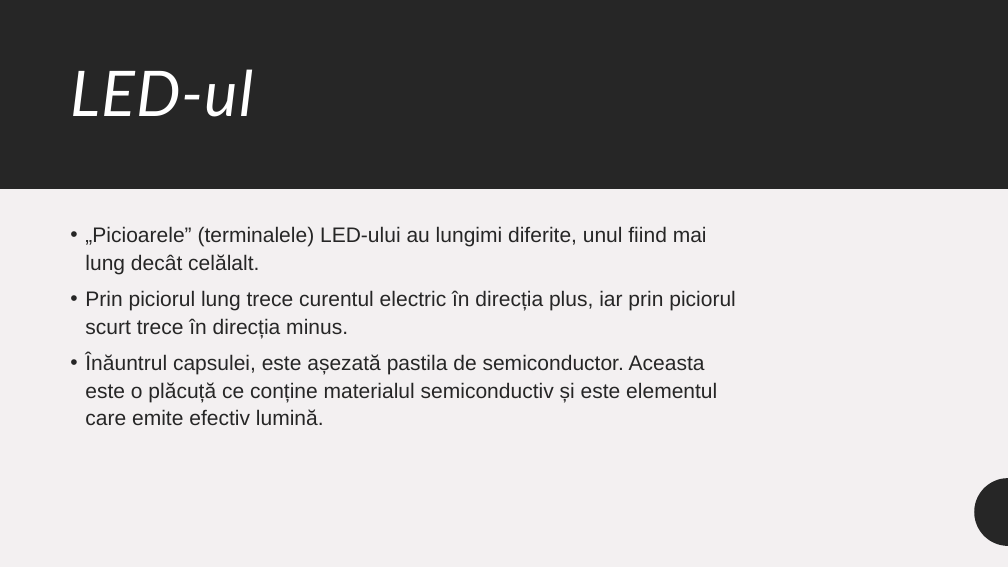
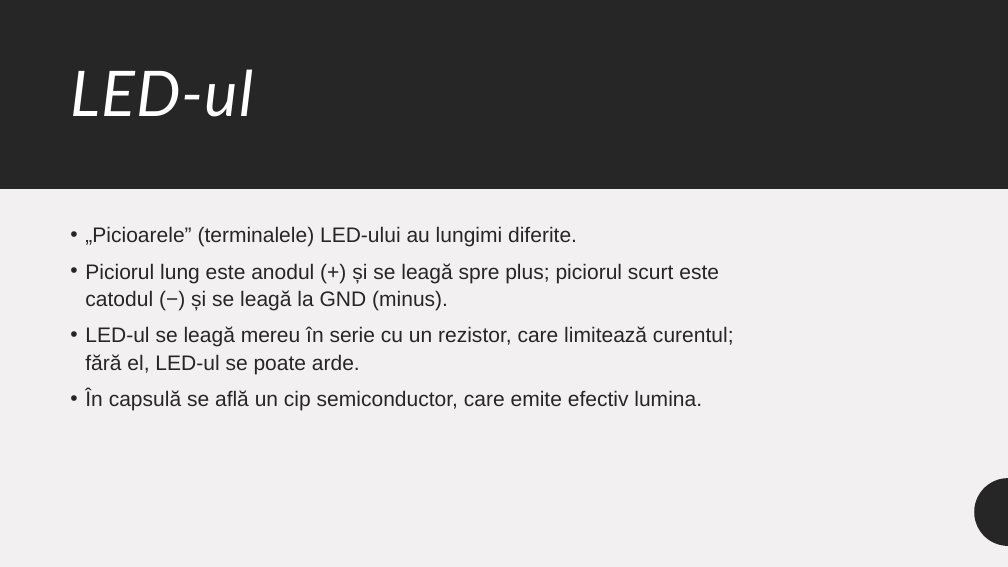
Before and after one commit to mihai-dulgheru/BazelePlaciiProgramabile, a slide deck: slide 19 of Bazele plăcii programabile.pptx. Drawn at 1008x567 pixels with LibreOffice and Linux fonts; fonts in the diff are those of the drawing. Boxes give left, top, right and bottom in pixels: in the first picture for what was removed or moved away, otherwise in the second. Text is boxed around its words. In the diff, an @@ line names an element or a change of style, - is before the commit and + after.

Commit message:
Prezentare: scheme de montaj, fără videoclip, conținut corectat
- Patru slide-uri noi după „Aplicații”, cu schemele de montaj noi
  (pasul 1, pasul 2, pașii 3-4, pasul 5), cu text alternativ.
- Slide-ul cu videoclipul demo e șters, ca și videoclipul din repo
  (prezentarea scade de la 8,7 MB la 1,5 MB).
- Corecturi de conținut: butonul reset repornește programul, pinii
  digitali și citesc, MiniCore e pachet de plăci (nu bibliotecă),
  regula de conectare a breadboard-ului, materialul rezistorului,
  anod/catod și rezistorul în serie la LED, setările din Tools.
- „Aplicații” listează pașii 1-5 ca în README, cu un singur font.
- Logo-ul Arduino are din nou imagine PNG de rezervă pentru
  aplicațiile care nu afișează SVG.
- PDF-ul e exportat din nou (25 de pagini).

```diff
--- a/Bazele plăcii programabile.pptx
+++ b/Bazele plăcii programabile.pptx
@@ text at (x1=85, y1=226, x2=734, y2=411): text changed @@
-• „Picioarele” (terminalele) LED-ului au lungimi diferite, unul fiind mai lung decât celălalt.
-• Prin piciorul lung trece curentul electric în direcția plus, iar prin piciorul scurt trece în direcția minus.
-• Înăuntrul capsulei, este așezată pastila de semiconductor. Aceasta este o plăcuță ce conține materialul semiconductiv și este elementul care emite efectiv lumină.
+• „Picioarele” (terminalele) LED-ului au lungimi diferite.
+• Piciorul lung este anodul (+) și se leagă spre plus; piciorul scurt este catodul (−) și se leagă la GND (minus).
+• LED-ul se leagă mereu în serie cu un rezistor, care limitează curentul; fără el, LED-ul se poate arde.
+• În capsulă se află un cip semiconductor, care emite efectiv lumina.
```
Also in this commit, not shown: 14 other slides changed, 4 slides added, 1 slide removed, 1 other file.
